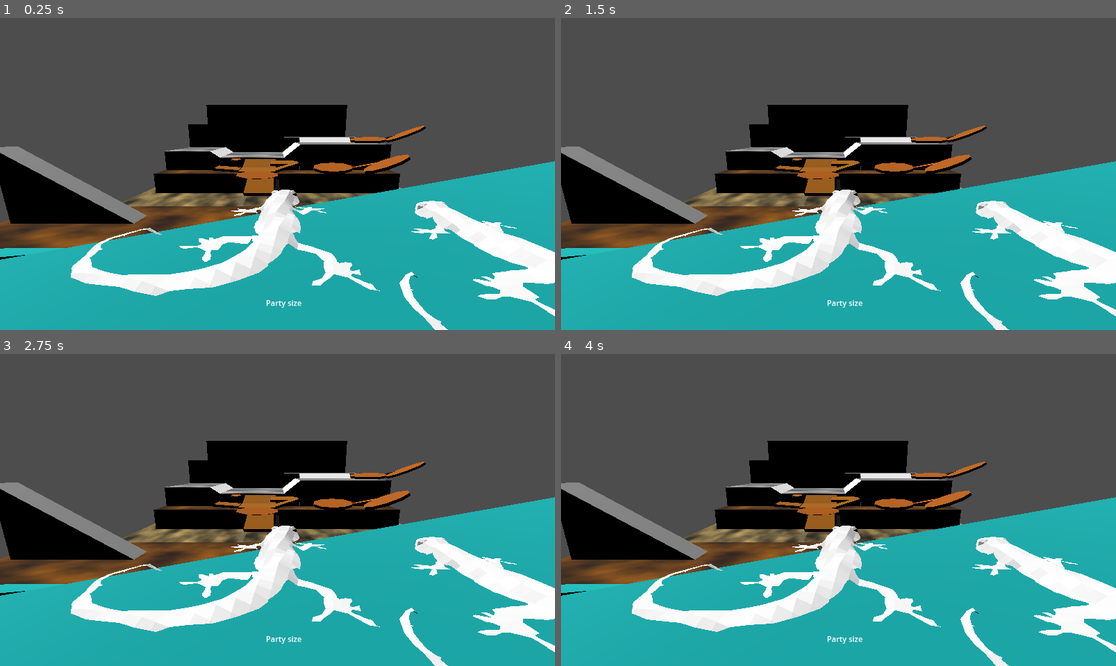
Above: before the commit, frames 1-4 (two rows, left to right).
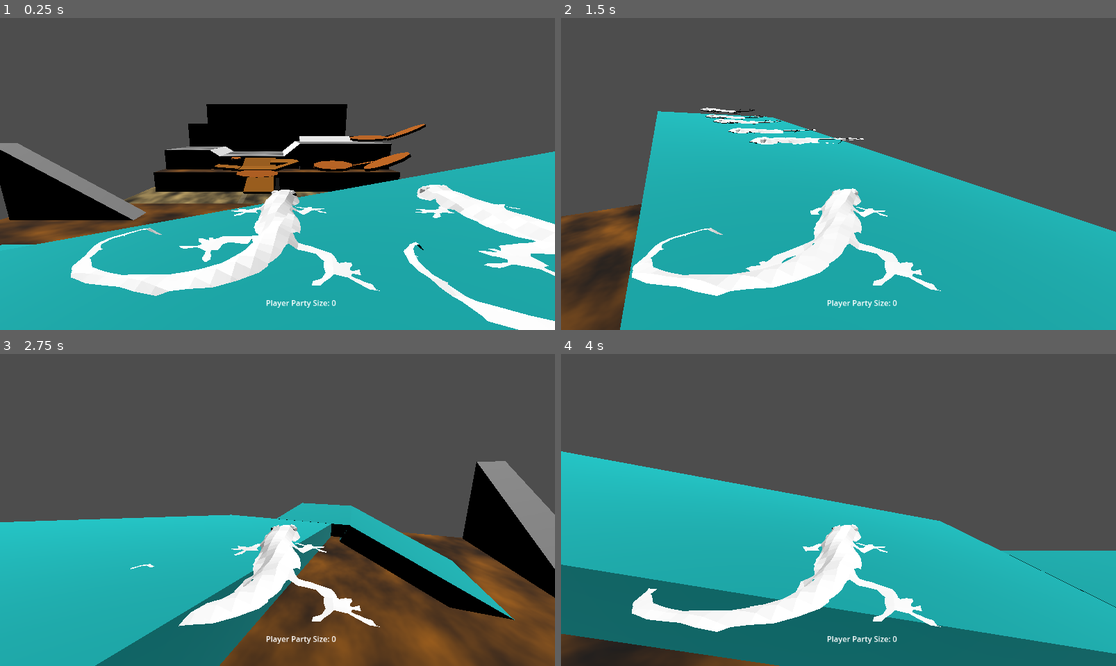
Above: after the commit, the same moments.

Repository: b10-jvz/GMTK-Game-Jam-2024
Game: Godot game, scene res://scenes/levels/slab-level/slab-level.tscn
Same seed, same stepped clock (60 frames per second), same inputs: the game is played once before the commit and once after it.
Inputs:
- Up to frame 1 (0.25 s): no input
- Up to frame 2 (1.5 s): tap Enter (ui_accept) at 0.5, 0.77 s; hold Right (ui_right) 0.53-1.28 s; hold Space (ui_select) 0.53-1.28 s; hold Down (ui_down) from 1.28 s (still down); tap Space (ui_select) at 1.35 s
- Up to frame 3 (2.75 s): tap Enter (ui_accept) at 1.52 s; release Down (ui_down) at 2.03 s; hold Right (ui_right) from 2.03 s (still down); hold Space (ui_select) from 2.03 s (still down)
- Up to frame 4 (4 s): release Right (ui_right) at 2.78 s; release Space (ui_select) at 2.78 s; hold Up (ui_up) 2.78-3.53 s; tap Space (ui_select) at 2.85 s; tap Enter (ui_accept) at 3.02, 3.77 s; hold Left (ui_left) from 3.53 s (still down); hold Space (ui_select) from 3.53 s (still down)

The runs differ from the first frame. In frame 1, 11% of the frame differs, in the area x 0-100%, y 27-100%; in frame 2, 32%; in frame 3, 48%; in frame 4, 46%.
Error before the commit: Parse Error: Could not parse global class "FancyPlayer" from "res://scenes/levels/character_body_3d.gd". (res://game_state.gd:4)
Error after the commit: Invalid access to property or key 'TargetNodes' on a base object of type 'Nil'. (res://scenes/levels/character_body_3d.gd:87)

Commit message:
Fixed Indentation

Diff:
--- a/gekkocrescsendo/assets/trees/Tree.tscn
+++ b/gekkocrescsendo/assets/trees/Tree.tscn
@@ -12,6 +12,7 @@
 
 [node name="Tree" type="Node3D"]
 script = ExtResource("1_8yqf6")
+BoulderType = 0
 
 [node name="Sprites" type="Node3D" parent="."]
 
--- a/gekkocrescsendo/scenes/levels/canyon/boulder.tscn
+++ b/gekkocrescsendo/scenes/levels/canyon/boulder.tscn
@@ -42,28 +42,22 @@
 "roll": SubResource("Animation_g5t1s")
 }
 
-[sub_resource type="SphereShape3D" id="SphereShape3D_djob5"]
-radius = 1.32693
-
-[sub_resource type="SphereMesh" id="SphereMesh_cl2f0"]
-
 [node name="Boulder" type="Node3D"]
 script = ExtResource("1_qudxq")
-BoulderType = 0
 
 [node name="Meshes" type="Node3D" parent="."]
-transform = Transform3D(1, 0, 0, 0, 1, 0, 0, 0, 1, 0, 0.473734, 0)
 
 [node name="Boulder" type="MeshInstance3D" parent="Meshes"]
+visible = false
 mesh = ExtResource("3_v560y")
 skeleton = NodePath("")
 
 [node name="Boulder3" type="MeshInstance3D" parent="Meshes"]
+visible = false
 mesh = ExtResource("2_5tluu")
 skeleton = NodePath("")
 
 [node name="Boulder2" type="MeshInstance3D" parent="Meshes"]
-visible = false
 mesh = ExtResource("1_kgmjo")
 skeleton = NodePath("")
 
@@ -71,42 +65,3 @@
 libraries = {
 "": SubResource("AnimationLibrary_v0o65")
 }
-
-[node name="StaticBody3D" type="StaticBody3D" parent="."]
-transform = Transform3D(1, 0, 0, 0, 1, 0, 0, 0, 1, 0, 0.637043, 0)
-collision_layer = 2
-
-[node name="CollisionShape3D" type="CollisionShape3D" parent="StaticBody3D"]
-shape = SubResource("SphereShape3D_djob5")
-
-[node name="TargetNodes" type="Node3D" parent="."]
-transform = Transform3D(1, 0, 0, 0, 1, 0, 0, 0, 1, 0, 0.333844, 0)
-
-[node name="TargetNode" type="Node3D" parent="TargetNodes"]
-transform = Transform3D(1, 0, 0, 0, 1, 0, 0, 0, 1, -0.0312816, 0, -1.41755)
-
-[node name="MeshInstance3D" type="MeshInstance3D" parent="TargetNodes/TargetNode"]
-transform = Transform3D(0.392115, 0, 0, 0, 0.392115, 0, 0, 0, 0.392115, 0, 0, 0)
-visible = false
-mesh = SubResource("SphereMesh_cl2f0")
-
-[node name="TargetNode2" type="Node3D" parent="TargetNodes"]
-transform = Transform3D(1, 0, 0, 0, 1, 0, 0, 0, 1, -1.28246, -4.76837e-07, -0.424513)
-
-[node name="MeshInstance3D" type="MeshInstance3D" parent="TargetNodes/TargetNode2"]
-transform = Transform3D(0.392115, 0, 0, 0, 0.392115, 0, 0, 0, 0.392115, 0, 0, 0)
-visible = false
-mesh = SubResource("SphereMesh_cl2f0")
-
-[node name="TargetNode3" type="Node3D" parent="TargetNodes"]
-transform = Transform3D(1, 0, 0, 0, 1, 0, 0, 0, 1, 1.02572, 4.76837e-07, -0.471149)
-
-[node name="MeshInstance3D" type="MeshInstance3D" parent="TargetNodes/TargetNode3"]
-transform = Transform3D(0.392115, 0, 0, 0, 0.392115, 0, 0, 0, 0.392115, 0, 0, 0)
-visible = false
-mesh = SubResource("SphereMesh_cl2f0")
-
-[node name="Timer" type="Timer" parent="."]
-wait_time = 3.0
-
-[connection signal="timeout" from="Timer" to="." method="_on_timer_timeout"]
--- a/gekkocrescsendo/scenes/levels/character_body_3d.gd
+++ b/gekkocrescsendo/scenes/levels/character_body_3d.gd
@@ -84,7 +84,7 @@
 
 func _input(event: InputEvent) -> void:
 	if(event.is_action_pressed("ui_select")):
-	 	var boulderThreshold = lookingAt.TargetNodes.size()
+		var boulderThreshold = lookingAt.TargetNodes.size()
 
 		for i in range (0,boulderThreshold):
 			var partyMemberToDeploy = MyParty.pop_back()
Not shown: 1 places in gekkocrescsendo/scenes/levels/canyon/boulder.tscn that only renumber resources
